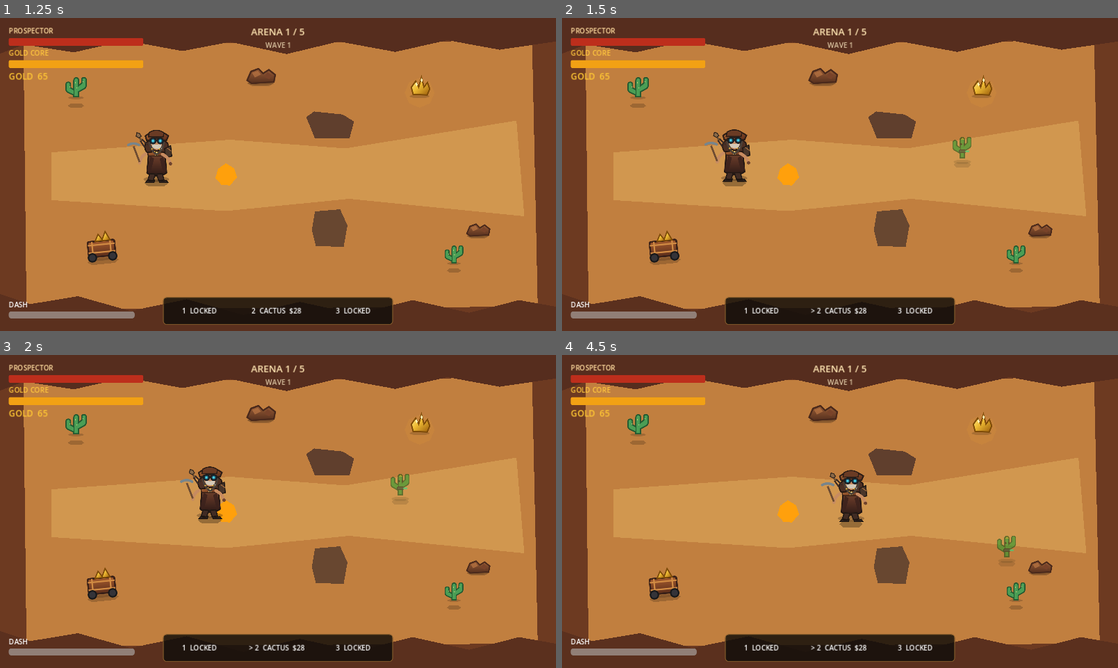
Above: before the commit, frames 1-4 (two rows, left to right).
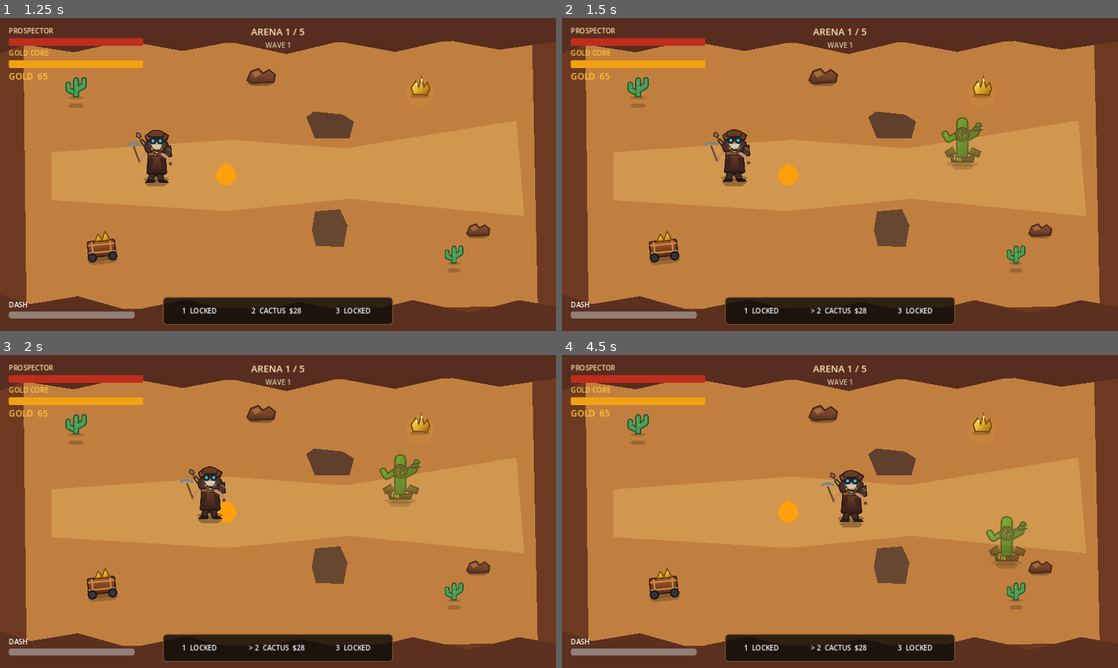
Above: after the commit, the same moments.

Repository: motomotoo1997-art/monster-quest
Game: Godot game, scene res://scenes/main/Main.tscn
Same seed, same stepped clock (60 frames per second), same inputs: the game is played once before the commit and once after it.
Inputs (mouse positions are in pixels of both pictures, inside the frame that each line leads up to):
- Up to frame 1 (1.25 s): click "START RUN" at 0.5 s
- Up to frame 2 (1.5 s): tap Enter at 1.25 s; move the mouse to (962, 158) at 1.27 s; hold D (move_right) from 1.28 s (still down); tap E (ability_e) at 1.35 s
- Up to frame 3 (2 s): keep holding D (move_right)
- Up to frame 4 (4.5 s): move the mouse to (728, 527) at 2.02 s; release D (move_right) at 2.03 s; hold S (move_down) 2.03-2.78 s; tap one key every 0.75 s from 2.1 s: Q (ability_q) R (ability_r) 1 (build_1) 2 (build_2); move the mouse to (895, 442) at 2.77 s; hold D (move_right) 2.78-3.53 s; move the mouse to (812, 574) at 3.52 s; hold W (move_up) 3.53-4.28 s; move the mouse to (1006, 558) at 4.27 s; hold A (move_left) from 4.28 s (still down)

Frame 1 is identical in both runs. In frame 2, 0.7% of the frame differs, in the area x 68-76%, y 31-49%; in frame 3, 0.7%; in frame 4, 0.6%.

Commit message:
art: switch Cactus Sentry to reference-matched v2

Diff:
--- a/gold-rush-roguelike/scenes/defenses/CactusSentry.tscn
+++ b/gold-rush-roguelike/scenes/defenses/CactusSentry.tscn
@@ -7,16 +7,17 @@
 [ext_resource type="Script" path="res://scripts/components/weapon_component.gd" id="5_weapon"]
 [ext_resource type="Script" path="res://scripts/components/targeting_component.gd" id="6_targeting"]
 [ext_resource type="PackedScene" path="res://scenes/combat/Projectile.tscn" id="7_projectile"]
-[ext_resource type="Texture2D" path="res://assets/sprites/defenses/defenses.svg" id="8_texture"]
+[ext_resource type="Texture2D" path="res://assets/sprites/defenses/defenses_v2.svg" id="8_texture"]
 [sub_resource type="CircleShape2D" id="CircleShape2D_body"]
-radius = 15.0
+radius = 18.0
 [sub_resource type="CircleShape2D" id="CircleShape2D_hurt"]
-radius = 14.0
+radius = 17.0
 [sub_resource type="AtlasTexture" id="AtlasTexture_visual"]
 atlas = ExtResource("8_texture")
-region = Rect2(320,0,320,320)
+region = Rect2(448,0,448,448)
 
 [node name="CactusSentry" type="StaticBody2D"]
+z_index = 3
 collision_layer = 1
 collision_mask = 1
 script = ExtResource("1_defense")
@@ -24,17 +25,17 @@
 [node name="CollisionShape2D" type="CollisionShape2D" parent="."]
 shape = SubResource("CircleShape2D_body")
 [node name="Shadow" type="Polygon2D" parent="."]
-position = Vector2(0,13)
-polygon = PackedVector2Array(-20,0,-13,-6,13,-6,20,0,13,6,-13,6)
-color = Color(0.06,0.035,0.02,0.2)
+position = Vector2(0,17)
+polygon = PackedVector2Array(-26,0,-17,-7,17,-7,26,0,17,7,-17,7)
+color = Color(0.04,0.025,0.015,0.25)
 [node name="Visual" type="Sprite2D" parent="."]
-position = Vector2(0,-29)
+position = Vector2(0,-52)
 texture = SubResource("AtlasTexture_visual")
-scale = Vector2(0.32,0.32)
+scale = Vector2(0.37,0.37)
 [node name="AimPivot" type="Node2D" parent="."]
-position = Vector2(0,-6)
+position = Vector2(0,-14)
 [node name="Muzzle" type="Marker2D" parent="AimPivot"]
-position = Vector2(25,0)
+position = Vector2(48,-8)
 [node name="HealthComponent" type="Node" parent="."]
 script = ExtResource("2_health")
 max_health = 70.0
